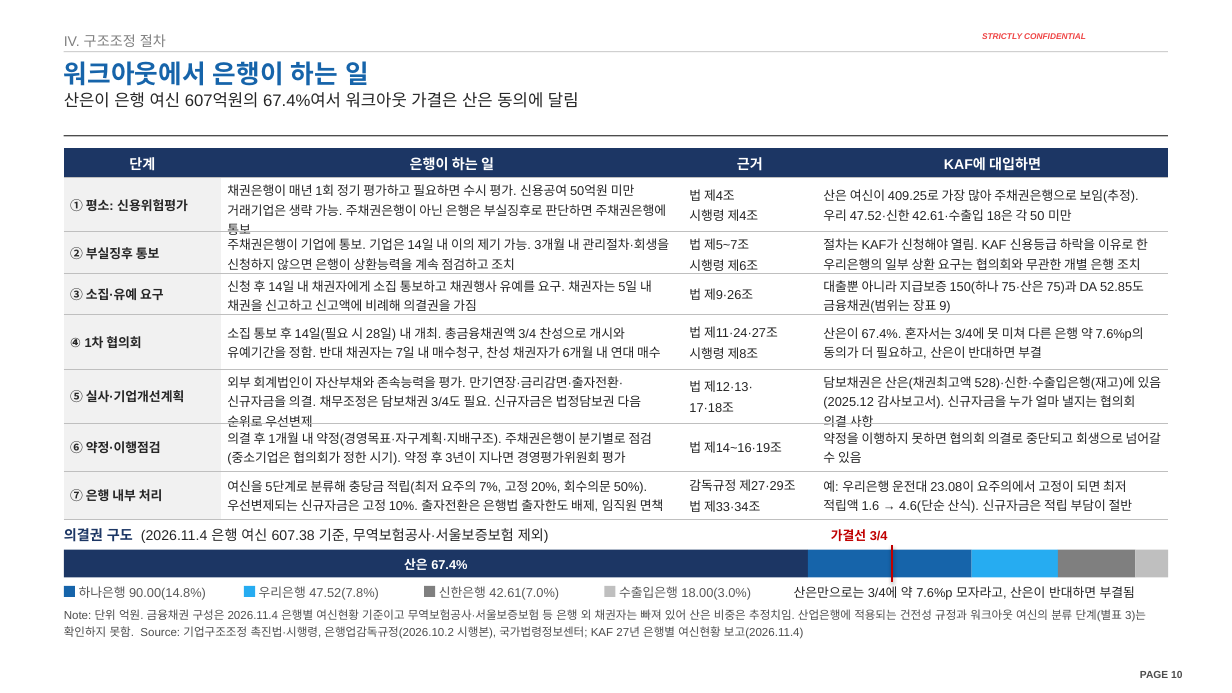
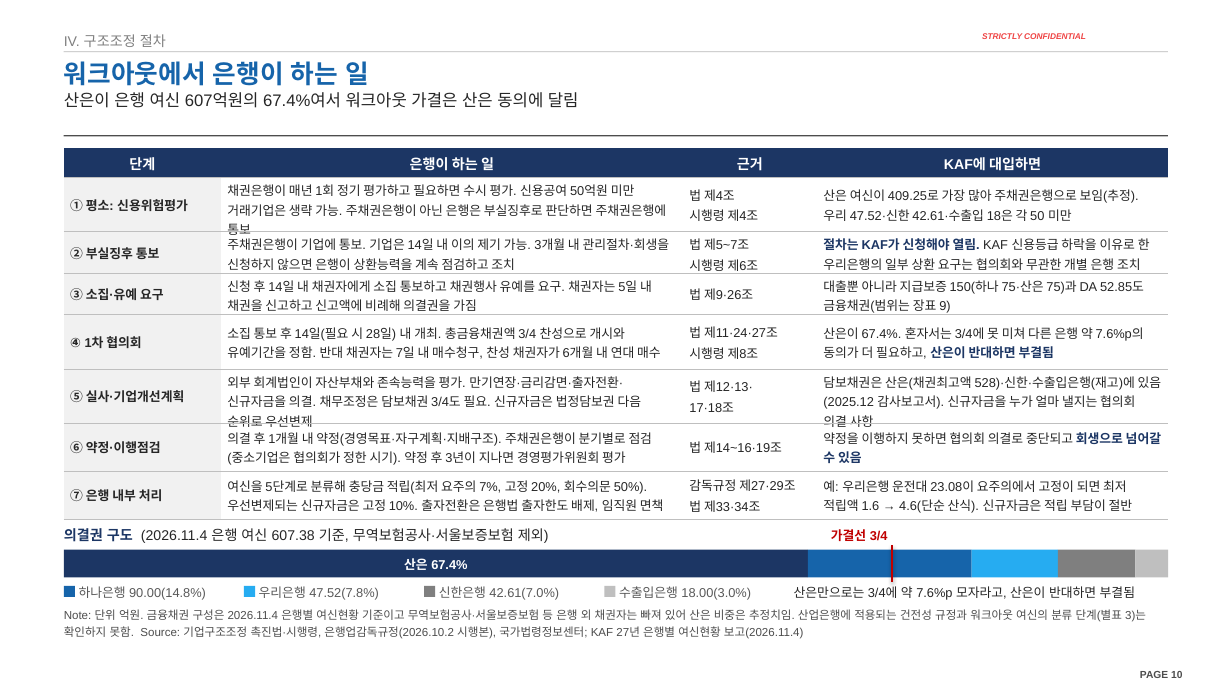
Before and after one commit to jogyesung/GS-Secretary, a slide deck: slide 10 of outputs/CIP_KAF_솔리드_자금조달차질_시나리오_20261118.pptx. Drawn at 1232x693 pixels with LibreOffice and Linux fonts; fonts in the diff are those of the drawing; background and template pictures are left out. Boxes give left, top, right and bottom in pixels: in the first picture for what was removed or moved away, otherwise in the second. Text is boxed around its words. In the diff, an @@ line names an element or a change of style, - is before the commit and + after.

```diff
--- a/outputs/CIP_KAF_솔리드_자금조달차질_시나리오_20261118.pptx
+++ b/outputs/CIP_KAF_솔리드_자금조달차질_시나리오_20261118.pptx
@@ table at (x1=64, y1=148, x2=1168, y2=517) @@
-row 5, column 4: 산은이 67.4%. 혼자서는 3/4에 못 미쳐 다른 은행 약 7.6%p의 동의가 더 필요하고, 산은이 반대하면 부결
+row 5, column 4: 산은이 67.4%. 혼자서는 3/4에 못 미쳐 다른 은행 약 7.6%p의 동의가 더 필요하고, 산은이 반대하면 부결됨
@@ text colour #262626 to #1C3664, bold on in "절차는 KAF가 신청해야 열림.", "회생으로 넘어갈 수 있음" @@
```
Also in this commit, not shown: 15 other slides changed, 1 other file.
